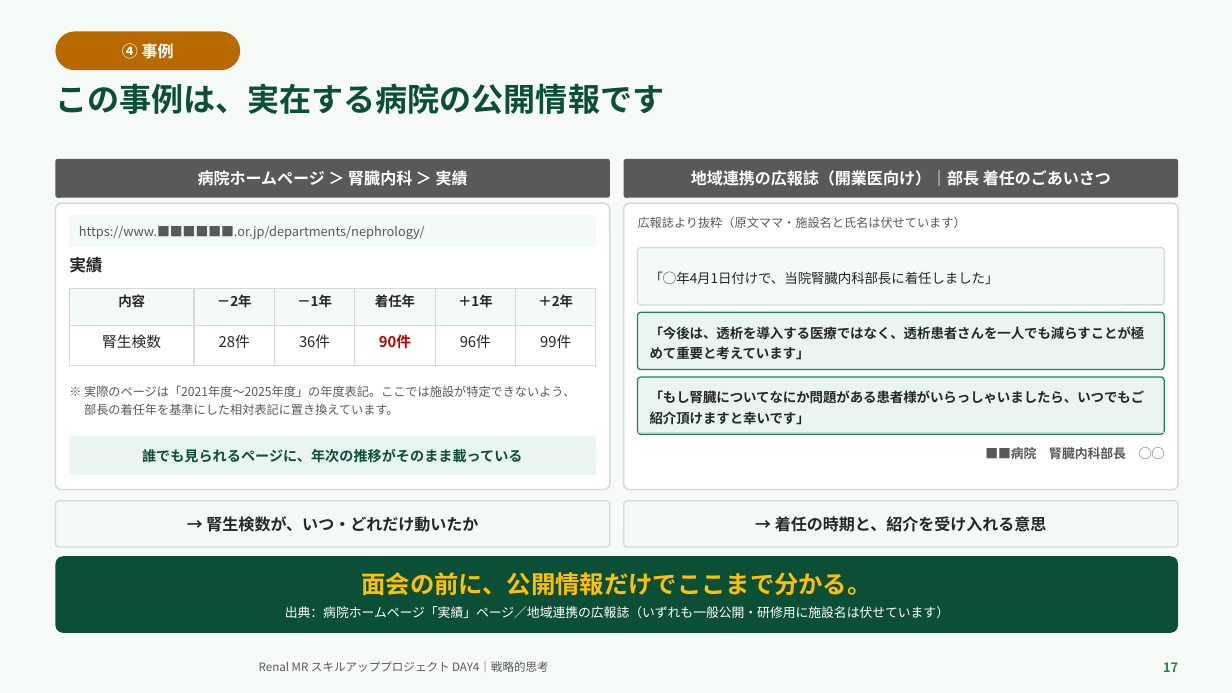
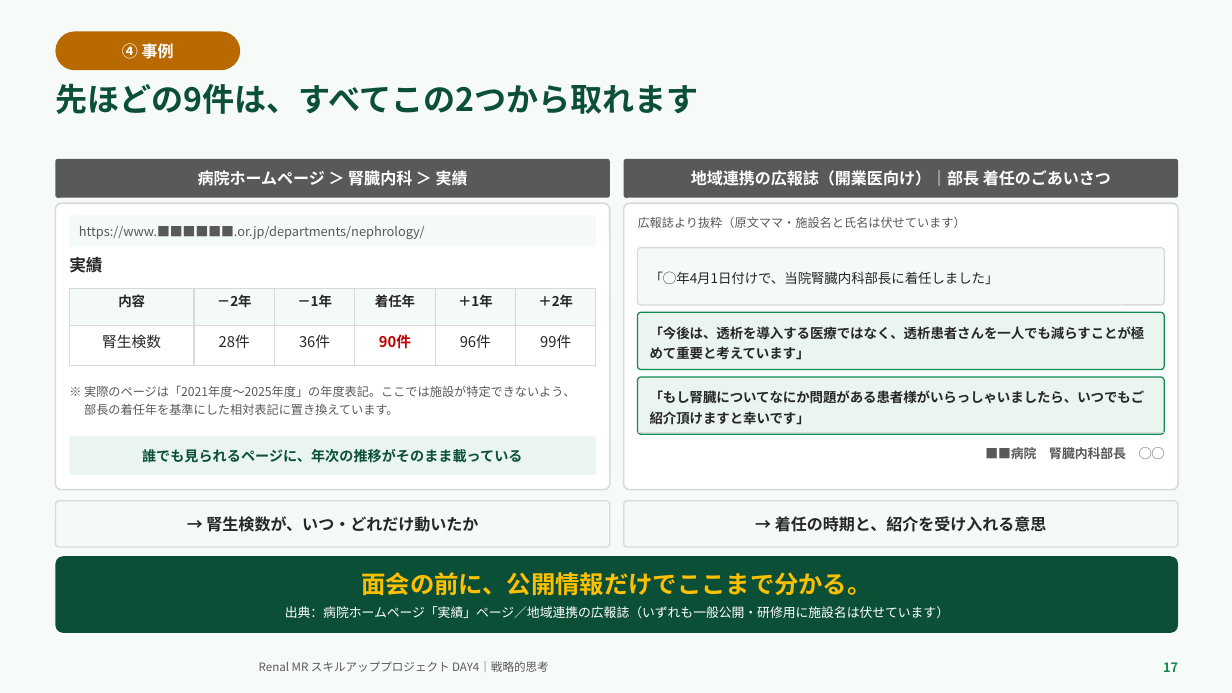
Before and after one commit to TAKUYA-1187/Claude, a slide deck: slide 17 of novartis_training/DAY4_ちょっと分かるだけで世界が変わる.pptx. Drawn at 1232x693 pixels with LibreOffice and Linux fonts; fonts in the diff are those of the drawing; background and template pictures are left out. Boxes give left, top, right and bottom in pixels: in the first picture for what was removed or moved away, otherwise in the second. Text is boxed around its words. In the diff, an @@ line names an element or a change of style, - is before the commit and + after.

```diff
--- a/novartis_training/DAY4_ちょっと分かるだけで世界が変わる.pptx
+++ b/novartis_training/DAY4_ちょっと分かるだけで世界が変わる.pptx
@@ text at (x1=55, y1=83, x2=698, y2=114): text changed @@
-この事例は、実在する病院の公開情報です
+先ほどの9件は、すべてこの2つから取れます
```
Also in this commit, not shown: 4 other slides changed, 2 other files.
